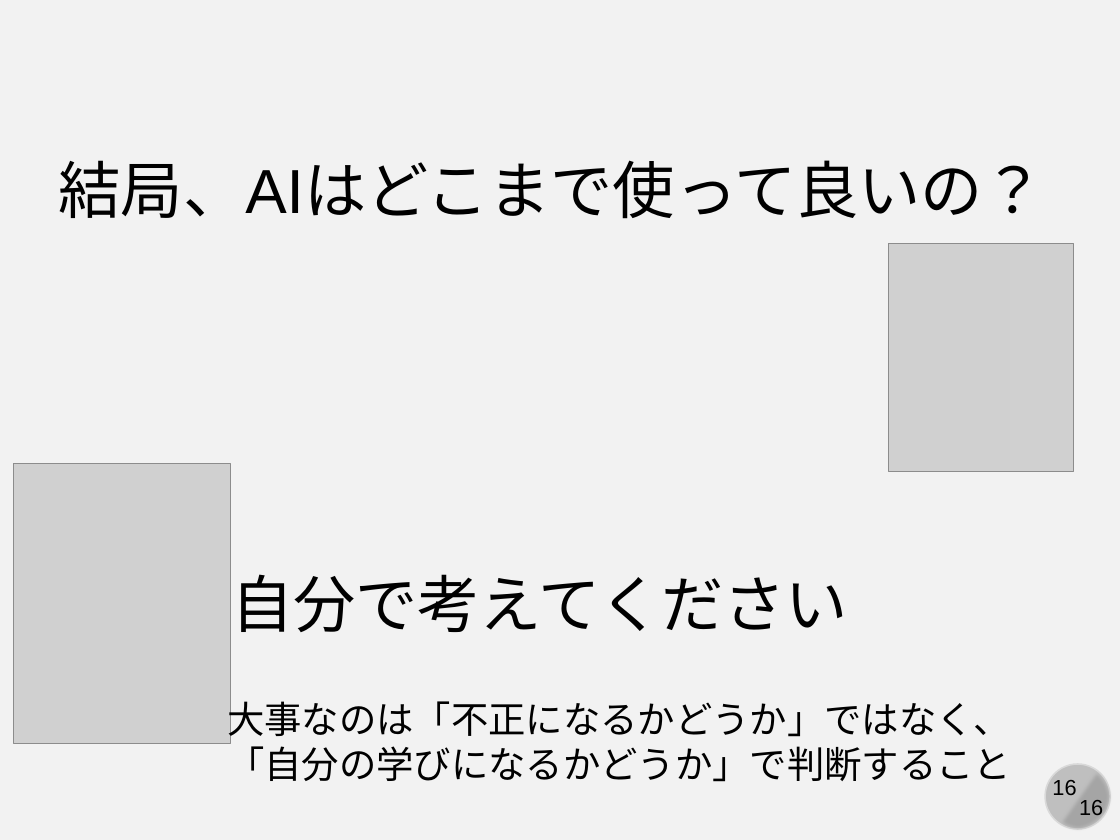
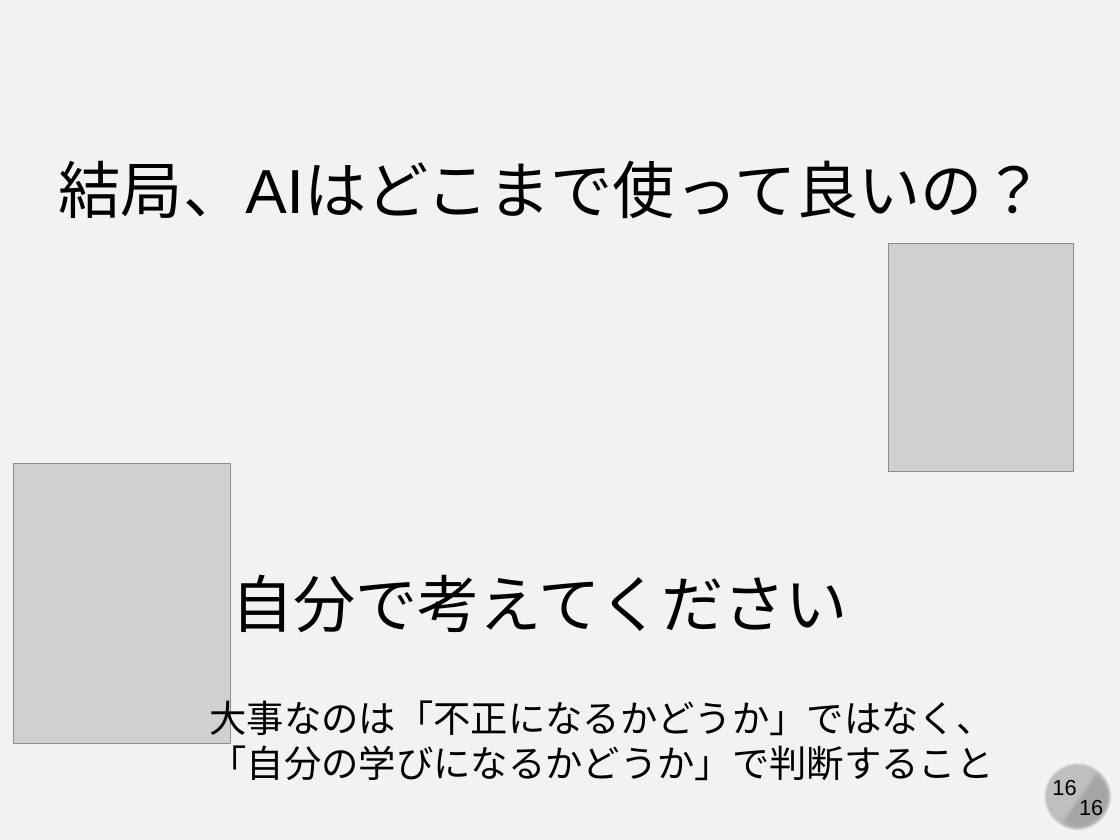
Before and after one commit to kaityo256/lab_startup, a slide deck: slide 16 of generative_ai/generative_ai_and_us.pptx. Drawn at 1120x840 pixels with LibreOffice and Linux fonts; fonts in the diff are those of the drawing; grey boxes stand for pictures. Boxes give left, top, right and bottom in pixels: in the first picture for what was removed or moved away, otherwise in the second. Text is boxed around its words. In the diff, an @@ line names an element or a change of style, - is before the commit and + after.

```diff
--- a/generative_ai/generative_ai_and_us.pptx
+++ b/generative_ai/generative_ai_and_us.pptx
@@ text "大事なのは「不正になるかどうか」ではなく、": place and size @@
-text "大事なのは「不正になるかどうか」ではなく、" at [227,695,1011,782]
+text "大事なのは「不正になるかどうか」ではなく、" at [209,694,993,781]
```
Also in this commit, not shown: 1 other slide changed.
